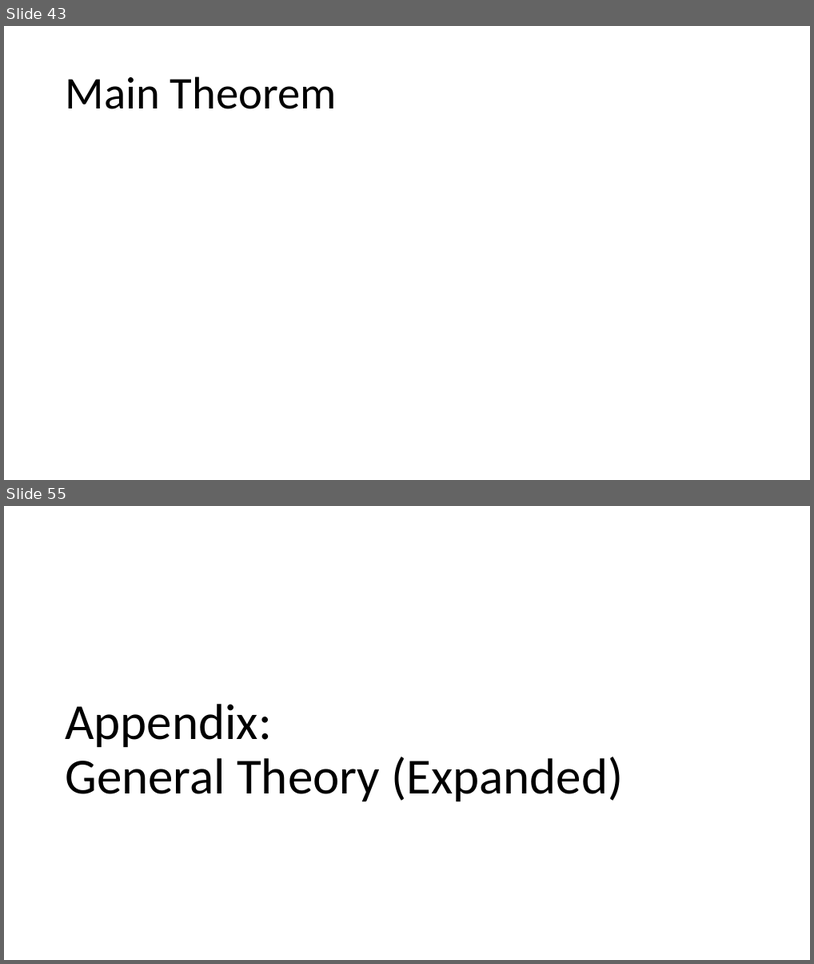
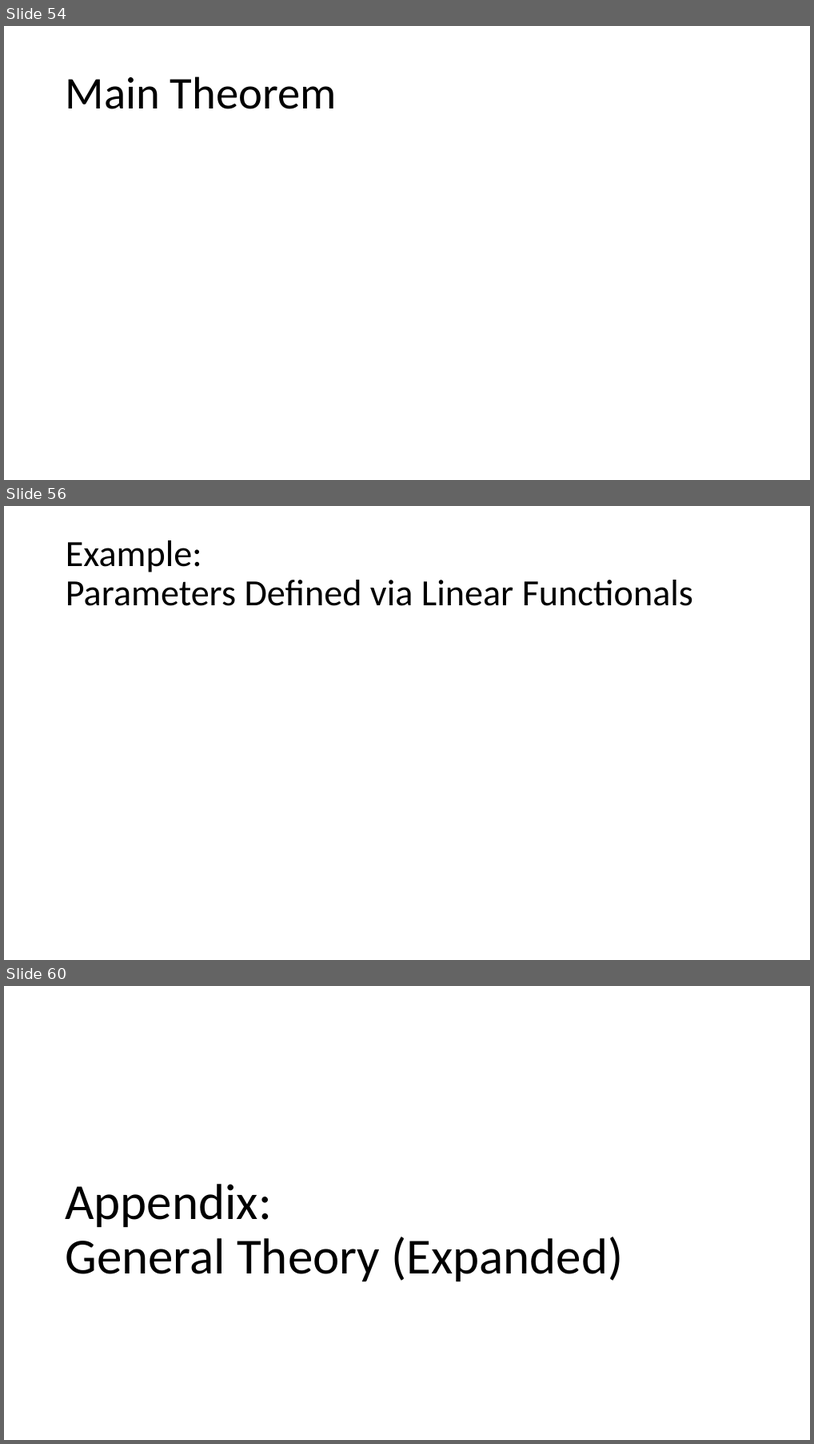
Before and after one commit to stanford-msande228/winter25, a slide deck: assets/presentations/MSANDE228_Lecture13_14_Inference_with_Modern_NonLinear_Methods.pptx. Shown one above the other, each under a label of ours: slides 43 and 55 before the commit, slides 54, 56 and 60 after it; the slides between them are not shown. The pictures are 814x964 and 814x1444 pixels, drawn with LibreOffice and Linux fonts; fonts in the diff are those of the drawing; grey boxes stand for pictures. Boxes give left, top, right and bottom in pixels: in the first picture for what was removed or moved away, otherwise in the second. Text is boxed around its words. In the diff, an @@ line names an element or a change of style, - is before the commit and + after.

```diff
--- a/assets/presentations/MSANDE228_Lecture13_14_Inference_with_Modern_NonLinear_Methods.pptx
+++ b/assets/presentations/MSANDE228_Lecture13_14_Inference_with_Modern_NonLinear_Methods.pptx
@@ slide 56 added at (4,506,810,960), background #FFFFFF @@
@@ title added at (66,540,694,606), 44 pt, text #000000 @@
+Example:
+Parameters Defined via Linear Functionals
@@ what was slide 43 is now slide 54 @@
@@ what was slide 55 is now slide 60 @@
```
Also in this commit, not shown: 4 other slides added, 1 other file.
